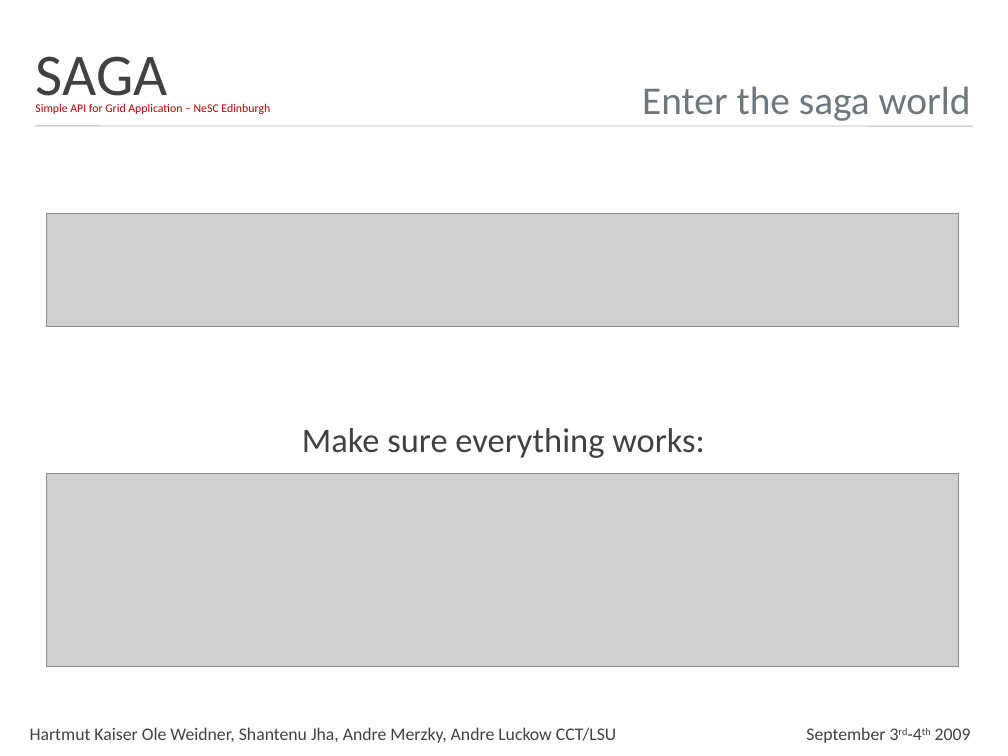
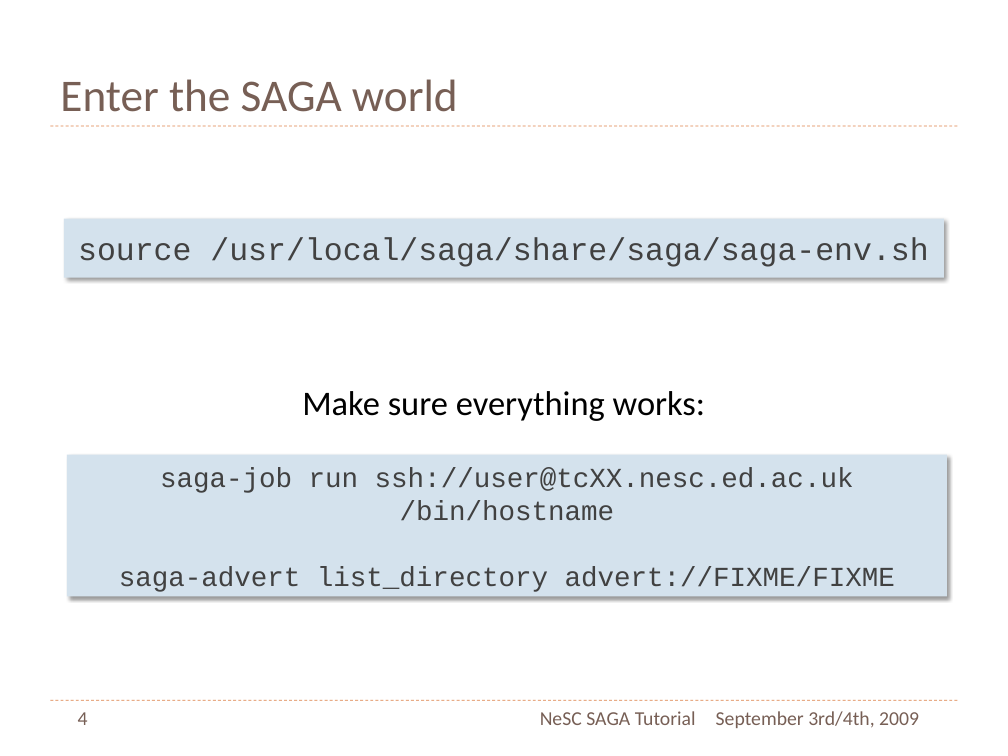
Before and after one commit to saga-project/saga-cpp-legacy-projects, a slide deck: slide 4 of tutorial/NeSC-2009/NeSC09-Practical-PPT.pptx. Drawn at 1008x756 pixels with LibreOffice and Linux fonts; fonts in the diff are those of the drawing; grey boxes stand for pictures; background and template pictures are left out. Boxes give left, top, right and bottom in pixels: in the first picture for what was removed or moved away, otherwise in the second. Text is boxed around its words. In the diff, an @@ line names an element or a change of style, - is before the commit and + after.

```diff
--- a/tutorial/NeSC-2009/NeSC09-Practical-PPT.pptx
+++ b/tutorial/NeSC-2009/NeSC09-Practical-PPT.pptx
@@ title "Enter the SAGA world" at (60, 79, 458, 112): vertical alignment middle to bottom @@
@@ text removed at (36, 56, 168, 109) @@
-SAGA
@@ title at (60, 79, 458, 112): text changed; size 40 to 46 pt; text colour #6C777E to #775F55 @@
-Enter the saga world
+Enter the SAGA world
@@ text removed at (35, 103, 270, 114) @@
-Simple API for Grid Application – NeSC Edinburgh
@@ line moved from (35, 126) - (973, 126) to (50, 126) - (958, 126) @@
@@ line (50, 126) - (958, 126): stroke #B3B3B3 1 pt to #DD8047 0.75 pt dashed @@
@@ picture removed at (46, 213, 959, 327) @@
@@ rectangle added at (64, 218, 944, 277), fill #D4E2ED, 32 pt, text #414141 @@
+source /usr/local/saga/share/saga/saga-env.sh
@@ text "Make sure everything works:": place and size @@
-text "Make sure everything works:" at (302, 428, 704, 458)
+text "Make sure everything works:" at (302, 391, 705, 421)
@@ text "Make sure everything works:" at (302, 391, 705, 421): text colour #414141 to #000000 @@
@@ picture removed at (46, 473, 959, 666) @@
@@ rectangle added at (67, 455, 947, 597), fill #D4E2ED, 28 pt, text #414141 @@
+      saga-job run ssh://user@tcXX.nesc.ed.ac.uk /bin/hostname
+      saga-advert list_directory advert://FIXME/FIXME
@@ line added from (50, 700) to (958, 700), #DD8047 0.75 pt dashed @@
@@ page number added at (78, 712, 88, 725), 20 pt, text #775F55 @@
+4
@@ text added at (540, 711, 696, 725), 20 pt, text #775F55 @@
+NeSC SAGA Tutorial
@@ text added at (716, 711, 919, 728), 20 pt, text #775F55 @@
+September 3rd/4th, 2009
@@ text removed at (30, 727, 616, 743) @@
-Hartmut Kaiser Ole Weidner, Shantenu Jha, Andre Merzky, Andre Luckow CCT/LSU
@@ text removed at (806, 727, 971, 743) @@
-September 3rd-4th 2009
```
Also in this commit, not shown: 9 other slides changed, 23 slides added, 4 slides removed.
